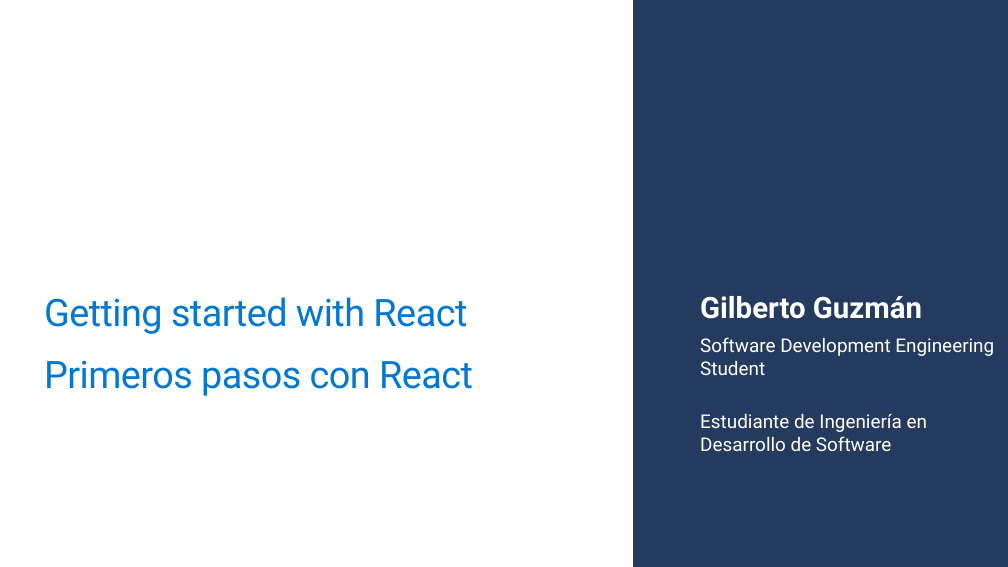
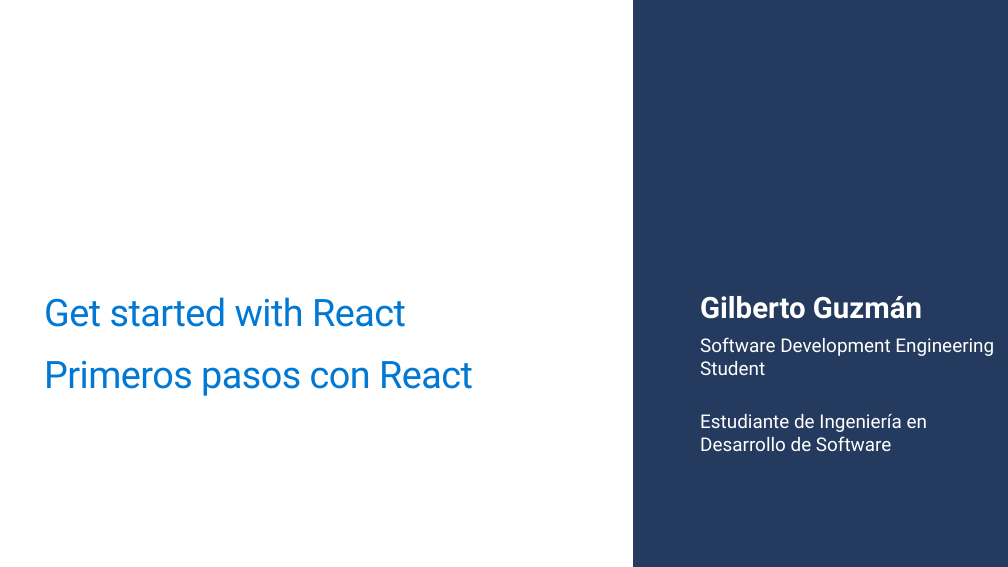
Before and after one commit to Gilberto-Guzman-Student-Ambassadors/Get_Started_with_React, a slide deck: slide 2 of presentation/slides.pptx. Drawn at 1008x567 pixels with LibreOffice and Linux fonts; fonts in the diff are those of the drawing; background and template pictures are left out. Boxes give left, top, right and bottom in pixels: in the first picture for what was removed or moved away, otherwise in the second. Text is boxed around its words. In the diff, an @@ line names an element or a change of style, - is before the commit and + after.

Commit message:
Cambios minimos

```diff
--- a/presentation/slides.pptx
+++ b/presentation/slides.pptx
@@ title at [44, 297, 406, 327]: text changed @@
-Getting started with React
+Get started with React
```
